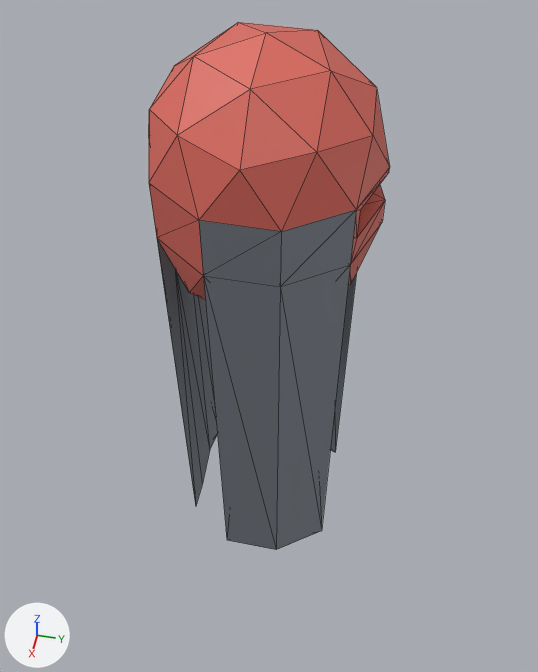
Renders of the Blender file 3D data/starting_base.blend from each side of a commit.
Both versions are drawn from a 50 mm lens placed at (91.2, 19.5, 72.8), pointed at (-11.0, -1.9, -42.2). The axes (+X, +Y, +Z) are drawn at lower left. The lights are the same throughout. Mesh edges are drawn as thin lines.
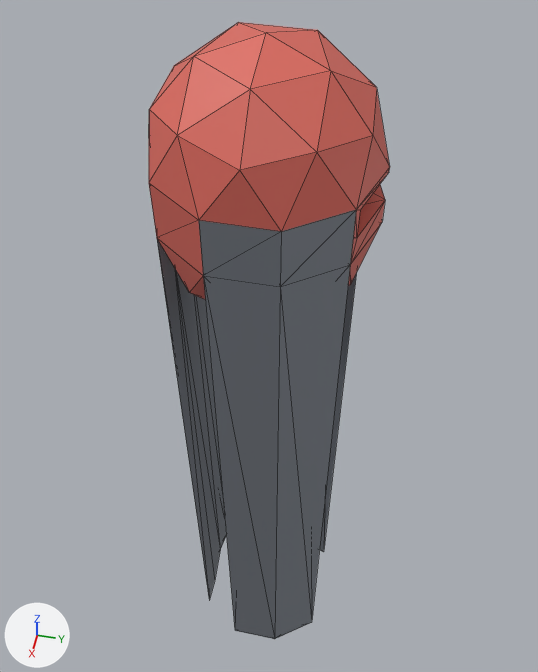
Where the change shows, as pixel boxes (x1, y1, x2, y2) in the pictures (538 x 672 px; the box of a moved part takes in the faces that stretch with it):
'Plane.001', reshaped (17% taller)
    before: (149, 22, 390, 550)
    after: (149, 22, 390, 639)
part 1 of me_plane_002, moved or reshaped
    before: (157, 239, 357, 550)
    after: (157, 239, 357, 639)

The change in detail:
me_plane_002 is used by ob_plane_001; location (0.0, 0.0, 0.0); scale (18.0, 18.0, 18.0).
me_plane_002 had 103 vertices, 161 faces and spanned x -0.95..0.95, y -1.0..1.0, z -4.44..1.56.
me_plane_002 now has 103 vertices, 170 faces and spans x -0.95..0.95, y -1.0..1.0, z -7.37..1.56.
Part 1, on me_plane_002:
15 vertices are removed from x -0.95..0.95, y -1.0..0.81, z -4.44.
30 faces are deleted.
6 vertices are added at (-0.89, 0.0, -7.37), (-0.28, -0.85, -7.37), (0.72, 0.53, -7.37), (-0.69, 0.5, -7.37), (0.85, 0.0, -7.37), (0.26, -0.81, -7.37).
9 new vertices lie (0.0, 0.0, -7.37) away from vertices in x -0.95..0.95, y -1.0..0.81, z 0.0.
39 new faces join them, mat_metalliccadre (grey #838992).
